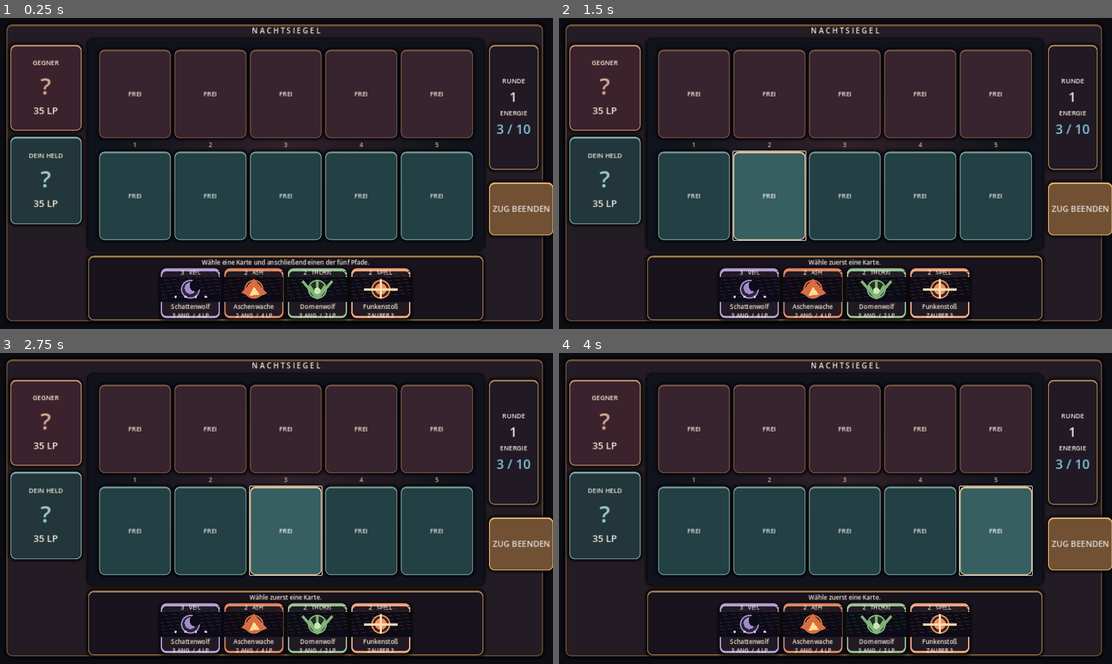
Above: before the commit, frames 1-4 (two rows, left to right).
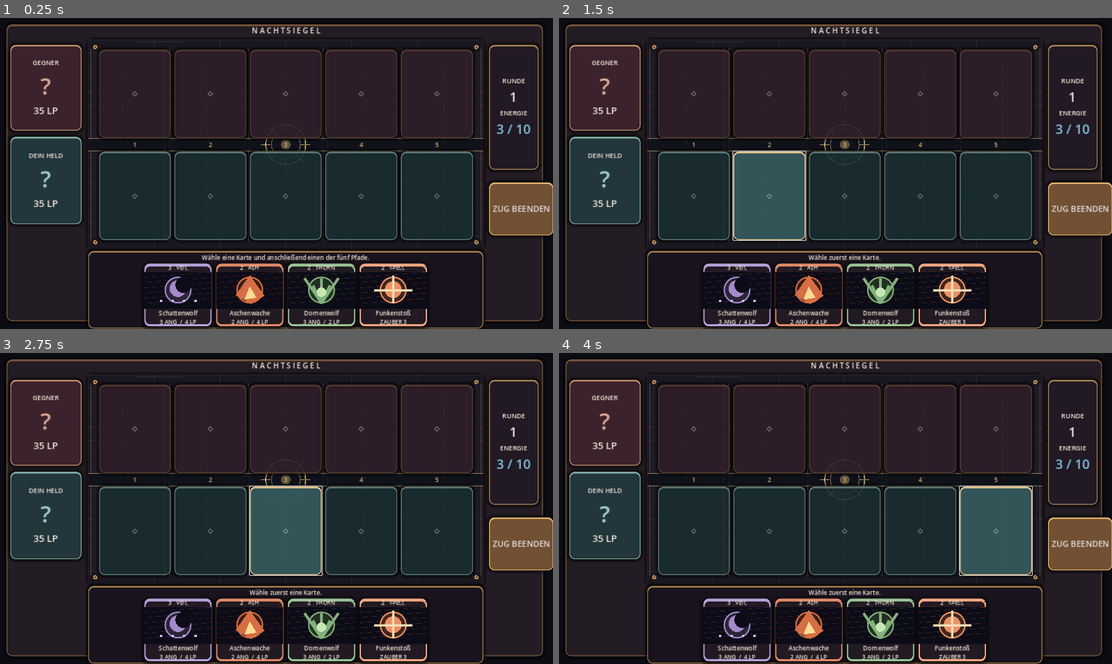
Above: after the commit, the same moments.

Repository: Jagarex-lab/nachtsiegel-app
Game: Godot game, scene res://scenes/arena.tscn
Two runs of this game, one before a commit and one after it. Both use one fixed random seed, a clock stepped at 60 frames per second and the inputs below.
Inputs (mouse positions are in pixels of both pictures, inside the frame that each line leads up to):
- Up to frame 1 (0.25 s): no input
- Up to frame 2 (1.5 s): click (691, 195) at 0.5 s, where only the run before the commit has a clickable "FREI"; click (769, 195) at 1.25 s, where only the run before the commit has a clickable "FREI"
- Up to frame 3 (2.75 s): click (287, 530) at 2 s, where only the run before the commit has a clickable "FREI"
- Up to frame 4 (4 s): click (918, 530) at 2.75 s, where only the run before the commit has a clickable "FREI"; click (995, 530) at 3.5 s, where only the run before the commit has a clickable "FREI"

The runs differ from the first frame. In frame 1, 10% of the frame differs, in the area x 15-88%, y 6-100%; in frame 2, 9.6%; in frame 3, 9.6%; in frame 4, 9.6%.

Commit message:
Integrate illustrated ritual board, translucent lanes and enlarged hand cards

Diff:
--- a/scripts/arena.gd
+++ b/scripts/arena.gd
@@ -2,6 +2,7 @@
 ## NACHTSIEGEL mobile arena, milestone 1.
 ## Original 2.5D visual prototype with local combat; NOT a verified port of the legacy rules.
 const CardVignette = preload("res://scripts/card_vignette.gd")
+const RitualTable = preload("res://scripts/ritual_table.gd")
 const LANES := 5
 const MAX_HP := 35
 const CARD_POOL := [
@@ -307,11 +308,7 @@
 	board.add_theme_stylebox_override("panel",_gold_panel(Color("#29202b"),Color("#b58a50")))
 	root_ui.add_child(board)
 	_position(board,0.165,0.075,0.875,0.745)
-	var background := TextureRect.new()
-	background.mouse_filter = Control.MOUSE_FILTER_IGNORE
-	background.texture = _board_texture()
-	background.expand_mode = TextureRect.EXPAND_IGNORE_SIZE
-	background.stretch_mode = TextureRect.STRETCH_SCALE
+	var background := RitualTable.new()
 	board.add_child(background)
 	background.set_anchors_and_offsets_preset(Control.PRESET_FULL_RECT)
 	# Five lanes are now continuous columns rather than isolated oversized tiles.
@@ -327,7 +324,7 @@
 		var foe_slot := PanelContainer.new()
 		foe_slot.size_flags_vertical = Control.SIZE_EXPAND_FILL
 		foe_slot.size_flags_stretch_ratio = 1.0
-		foe_slot.add_theme_stylebox_override("panel",_gold_panel(Color("#37242f"),Color("#795342")))
+		foe_slot.add_theme_stylebox_override("panel",_gold_panel(Color("#3d2735",0.68),Color("#795342",0.65)))
 		column.add_child(foe_slot)
 		var foe_label := _label("FREI",15)
 		foe_label.vertical_alignment = VERTICAL_ALIGNMENT_CENTER
@@ -341,9 +338,9 @@
 		ally_slot.size_flags_vertical = Control.SIZE_EXPAND_FILL
 		ally_slot.size_flags_stretch_ratio = 1.0
 		ally_slot.add_theme_font_size_override("font_size",15)
-		ally_slot.add_theme_stylebox_override("normal",_gold_panel(Color("#234044"),Color("#71938d")))
-		ally_slot.add_theme_stylebox_override("hover",_gold_panel(Color("#375e61"),Color("#e6c58e")))
-		ally_slot.add_theme_stylebox_override("pressed",_gold_panel(Color("#446e68"),Color("#e6c58e")))
+		ally_slot.add_theme_stylebox_override("normal",_gold_panel(Color("#234044",0.62),Color("#71938d",0.8)))
+		ally_slot.add_theme_stylebox_override("hover",_gold_panel(Color("#375e61",0.9),Color("#e6c58e")))
+		ally_slot.add_theme_stylebox_override("pressed",_gold_panel(Color("#446e68",0.9),Color("#e6c58e")))
 		ally_slot.pressed.connect(_choose_lane.bind(i))
 		column.add_child(ally_slot)
 		lane_buttons.append(ally_slot)
@@ -395,7 +392,7 @@
 	var hand_panel := PanelContainer.new()
 	hand_panel.add_theme_stylebox_override("panel",_gold_panel(Color("#18131d"),Color("#a17b4d")))
 	root_ui.add_child(hand_panel)
-	_position(hand_panel,0.165,0.765,0.875,0.967)
+	_position(hand_panel,0.165,0.750,0.875,0.983)
 	var hand_col := VBoxContainer.new()
 	hand_col.add_theme_constant_override("separation",3)
 	hand_panel.add_child(hand_col)
@@ -444,7 +441,7 @@
 	var data:Dictionary = CARD_POOL[int(hand[index])]
 	var accent := Color(str(data["tint"]))
 	var button := Button.new()
-	button.custom_minimum_size = Vector2(136,115)
+	button.custom_minimum_size = Vector2(155,145)
 	button.size_flags_vertical = Control.SIZE_EXPAND_FILL
 	button.disabled = finished or energy < int(data["cost"])
 	button.add_theme_stylebox_override("normal",_card_style(accent,index == selected))
@@ -462,7 +459,7 @@
 	var art := CardVignette.new()
 	art.accent = accent
 	art.archetype = str(data["sigil"])
-	art.custom_minimum_size = Vector2(0,40)
+	art.custom_minimum_size = Vector2(0,70)
 	art.size_flags_vertical = Control.SIZE_EXPAND_FILL
 	contents.add_child(art)
 	var name_label := _label(str(data["name"]),14)
@@ -484,8 +481,8 @@
 	energy_label.text = "%d / 10" % energy
 	round_label.text = "%d" % round_number
 	for i in LANES:
-		lane_buttons[i].text = "FREI" if allies[i] == null else "%s\n%d ANG  /  %d LP" % [str(allies[i]["name"]),int(allies[i]["attack"]),int(allies[i]["hp"])]
-		enemy_labels[i].text = "FREI" if foes[i] == null else "%s\n%d ANG  /  %d LP" % [str(foes[i]["name"]),int(foes[i]["attack"]),int(foes[i]["hp"])]
+		lane_buttons[i].text = "◇" if allies[i] == null else "✦\n%s\n⚔ %d    ♥ %d" % [str(allies[i]["name"]),int(allies[i]["attack"]),int(allies[i]["hp"])]
+		enemy_labels[i].text = "◇" if foes[i] == null else "✦\n%s\n⚔ %d    ♥ %d" % [str(foes[i]["name"]),int(foes[i]["attack"]),int(foes[i]["hp"])]
 	for child in hand_row.get_children():
 		hand_row.remove_child(child)
 		child.queue_free()
